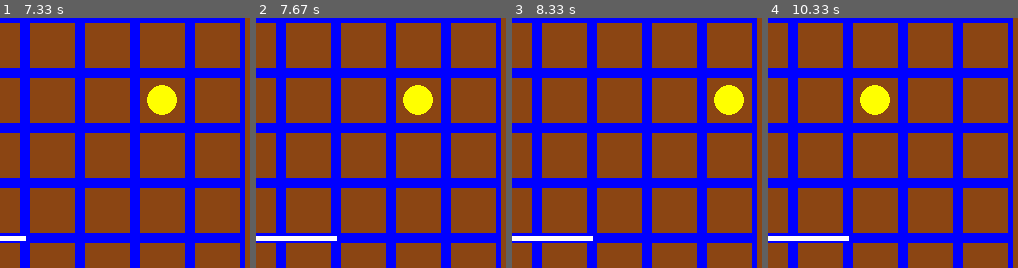
Above: before the commit, frames 1-4 (left to right).
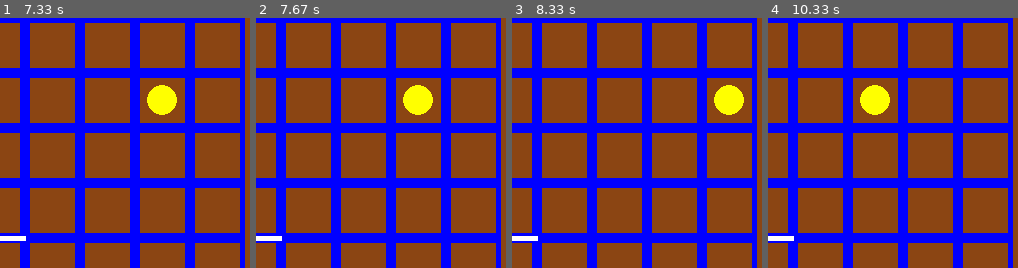
Above: after the commit, the same moments.

Repository: BP-project-team/WallWizard
Game: pygame game, started from WallWizard.py
Same seed, same stepped clock (60 frames per second), same inputs: the game is played once before the commit and once after it.
Inputs (mouse positions are % of the whole screen's width and height, from its top left):
- Up to frame 1 (7.33 s): hold W 0.33-0.8 s; hold D 0.83-1.47 s; hold A 1.9-2.37 s; hold D 2.4-2.87 s; hold W 2.9-3.2 s; hold D 3.23-3.7 s; click (34, 45) at 3.78 s; hold A 4.07-4.6 s; move the mouse to (76, 58) at 4.1 s; hold S 4.63-4.93 s; hold A 4.97-5.37 s; hold W 5.4-5.77 s; hold D 5.8-6.43 s; hold S 6.47-6.83 s; hold A from 6.87 s (still down)
- Up to frame 2 (7.67 s): release A at 7.33 s; click (55, 45) at 7.42 s
- Up to frame 3 (8.33 s): hold D 7.7-8.17 s; hold W from 8.2 s (still down)
- Up to frame 4 (10.33 s): release W at 8.5 s; hold A 9.03-9.57 s; hold S 9.6-9.9 s; click (22, 63) at 9.98 s; hold A from 10.27 s (still down)
The pictures show only the part of the screen within x 50-100%, y 0-50%; the shares and areas given below are measured in that part.

Frame 1 is identical in both runs. In frame 2, 0.4% of the frame differs, in the area x 10-33%, y 87-90%; in frame 3, 0.4%; in frame 4, 0.4%.

Commit message:
hampooshani.py
همپوشانی دیوار ها دیباگ شد

Diff:
--- a/WallWizard.py
+++ b/WallWizard.py
@@ -3,16 +3,19 @@
 from pygame.locals import (
     K_w, K_d, K_a, K_s, K_ESCAPE, KEYDOWN, QUIT, MOUSEBUTTONDOWN
 )
+
+
 class Player(pygame.sprite.Sprite):
     def __init__(self, color, position):
         super(Player, self).__init__()
         self.color = color
         self.radius = 15
         self.position = position
+
     def move(self, new_x, new_y):
         if (0 <= new_x < columns and 0 <= new_y < rows) and (
             (abs(new_x-self.position[0]) == 1 and abs(new_y-self.position[1]) == 0) or
-            (abs(new_y-self.position[1]) == 1 and abs(new_x-self.position[0]) == 0)):
+                (abs(new_y-self.position[1]) == 1 and abs(new_x-self.position[0]) == 0)):
 
             if players[0].position == players[1].position:
                 if players[0].position[0] == players[1].position[0]:
@@ -22,10 +25,13 @@
             self.position = (new_x, new_y)
             return True
         return False
+
     def draw(self, surface):
         x = self.position[0] * cell_size + cell_size // 2
         y = self.position[1] * cell_size + cell_size // 2
         pygame.draw.circle(surface, self.color, (x, y), self.radius)
+
+
 pygame.init()
 screen_width = 500
 screen_height = 500
@@ -43,10 +49,26 @@
     Player(WHITE, (4, 8))
 ]
 walls = []
+
+
 def wall(orientation, wall_start, wall_end):
     if (wall_start, wall_end) in walls or (wall_end, wall_start) in walls:
         return False
+
+# بررسی کردم دیوار ها همپوشانی نداشته باشند
+    for existing_wall_start, existing_wall_end in walls:
+        if orientation == "H" and existing_wall_start[0] == wall_start[0]:
+            if (wall_start[1] <= existing_wall_end[1] and wall_end[1] >= existing_wall_start[1]):
+                return False
+
+        if orientation == "V" and existing_wall_start[1] == wall_start[1]:
+            if (wall_start[0] <= existing_wall_end[0] and wall_end[0] >= existing_wall_start[0]):
+                return False
+
     walls.append((wall_start, wall_end))
+    return True
+
+
 running = True
 while running:
     screen.fill(BROWN)
